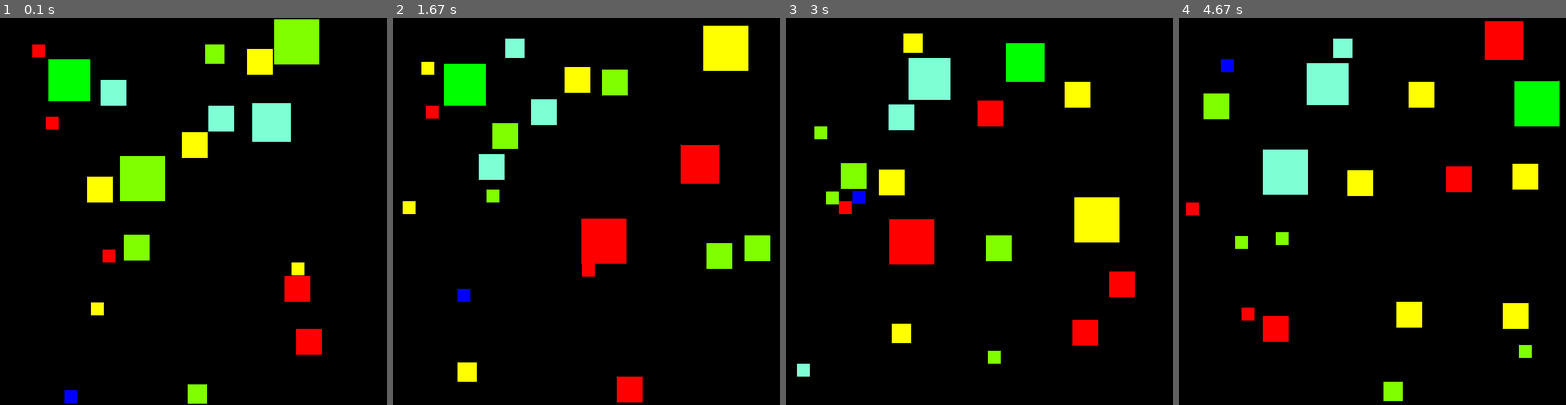
Above: before the commit, frames 1-4 (left to right).
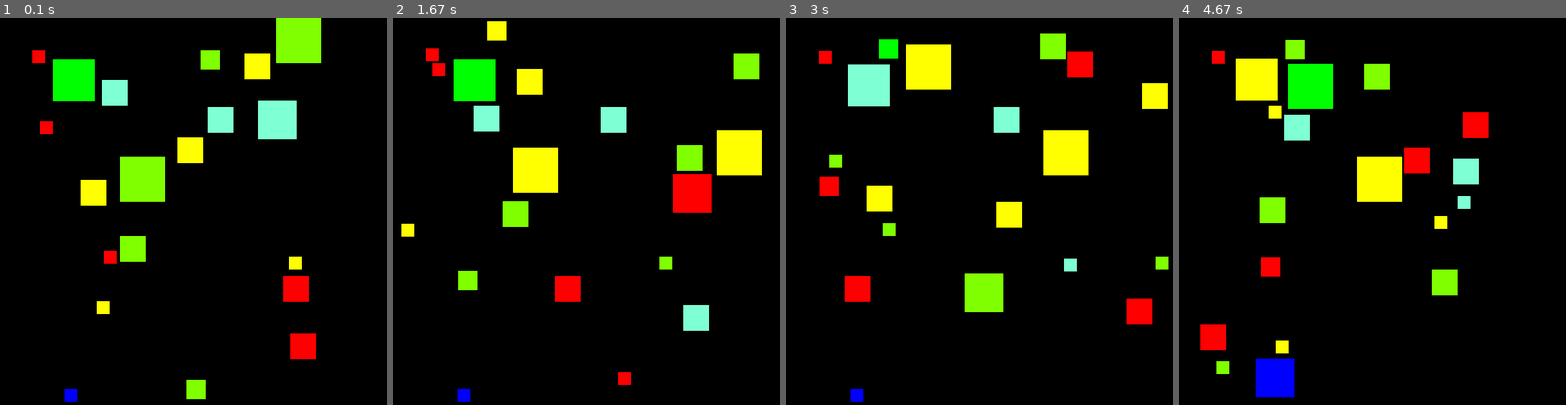
Above: after the commit, the same moments.

Repository: s-ven/pygame
Game: pygame game, started from main.py
Same seed, same stepped clock (60 frames per second), same inputs: the game is played once before the commit and once after it.
Inputs:
- Up to frame 1 (0.1 s): no input
- Up to frame 2 (1.67 s): no input
- Up to frame 3 (3 s): no input
- Up to frame 4 (4.67 s): no input

The runs differ from the first frame. In frame 1, 3.3% of the frame differs, in the area x 8-84%, y 0-100%; in frame 2, 16%; in frame 3, 18%, in the area x 2-99%, y 4-100%; in frame 4, 18%.

Commit message:
more optims

Diff:
--- a/main.py
+++ b/main.py
@@ -241,39 +241,39 @@
             self.color, box.color = box.color, self.color
         if not sticky_boxes:
             self.fix_penetrations(box)
-        self.speed, box.speed = self.post_collide_speeds(box)
-
-    def post_collide_speeds(self, box, restitution_coef=1.0):
-        # Calculate the AFTER velocities.
+        else:
+            self.speed, box.speed = self.post_collide_speeds(box)
+
+    def post_collide_speeds(self, box, restit_coef=1.0):
         mps = self.m_kg * self.speed + box.m_kg * box.speed
         kg = self.m_kg + self.m_kg
-        self_speed = (restitution_coef * box.m_kg * (box.speed - self.speed) + mps) / kg
-        box_speed = (restitution_coef * self.m_kg * (self.speed - box.speed) + mps) / kg
-
+        rel_speed = self.speed - box.speed
+        self_speed = (mps - restit_coef * box.m_kg * rel_speed) / kg
+        box_speed = (restit_coef * self.m_kg * rel_speed + mps) / kg
         return self_speed, box_speed
 
     def fix_penetrations(self, box):
-        relative_spd_mps = self.speed - box.speed
+        rel_speed = self.speed - box.speed
         penetration_width = env.m_from_px((self.width + box.width) / 2 - abs(self.centerx - box.centerx))
         penetration_height = env.m_from_px((self.height + box.height) / 2 - abs(self.centery - box.centery))
 
-        penetration_time_s_x = 0 if relative_spd_mps.x_mps == 0 else penetration_width / relative_spd_mps.abs_x_mps
-        penetration_time_s_y = 0 if relative_spd_mps.y_mps == 0 else penetration_height / relative_spd_mps.abs_y_mps
-        penetration_time = min(penetration_time_s_x, penetration_time_s_y)
+        penetration_ts_x = 0 if rel_speed.x_mps == 0 else penetration_width / rel_speed.abs_x_mps
+        penetration_ts_y = 0 if rel_speed.y_mps == 0 else penetration_height / rel_speed.abs_y_mps
+        penetration_ts = min(penetration_ts_x, penetration_ts_y)
 
         # First, back up the two cars, to their collision point, along their incoming trajectory paths.
         # Use BEFORE collision velocities here!
-        self.move_m(-self.speed, penetration_time)
-        box.move_m(-box.speed, penetration_time)
+        self.move_m(-self.speed, penetration_ts)
+        box.move_m(-box.speed, penetration_ts)
 
         # Calculate the velocities along the normal AFTER the collision. Use a CR (coefficient of restitution)
         # of 1 here to better avoid stickiness.
-        (self_vel, box_vel) = self.post_collide_speeds(box, restitution_coef=1.0)
+        self.speed, box.speed = self.post_collide_speeds(box, restit_coef=1.0)
 
         # Finally, travel another penetration time worth of distance using these AFTER-collision velocities.
         # This will put the cars where they should have been at the time of collision detection.
-        self.move_m(self_vel, penetration_time)
-        box.move_m(box_vel, penetration_time)
+        self.move_box(penetration_ts)
+        box.move_box(penetration_ts)
 
     def bounce_y(self):
         self.speed.bounce_y()
@@ -305,7 +305,7 @@
     playground = PlayGround(game_window, False, False, True)
     playground.create_model()
     myclock = pygame.time.Clock()
-    framerate_limit = 100
+    framerate_limit = 500
     while True:
         game_window.surface.fill(BLACK)
         dt_s = float(myclock.tick(framerate_limit) * 1e-3)
